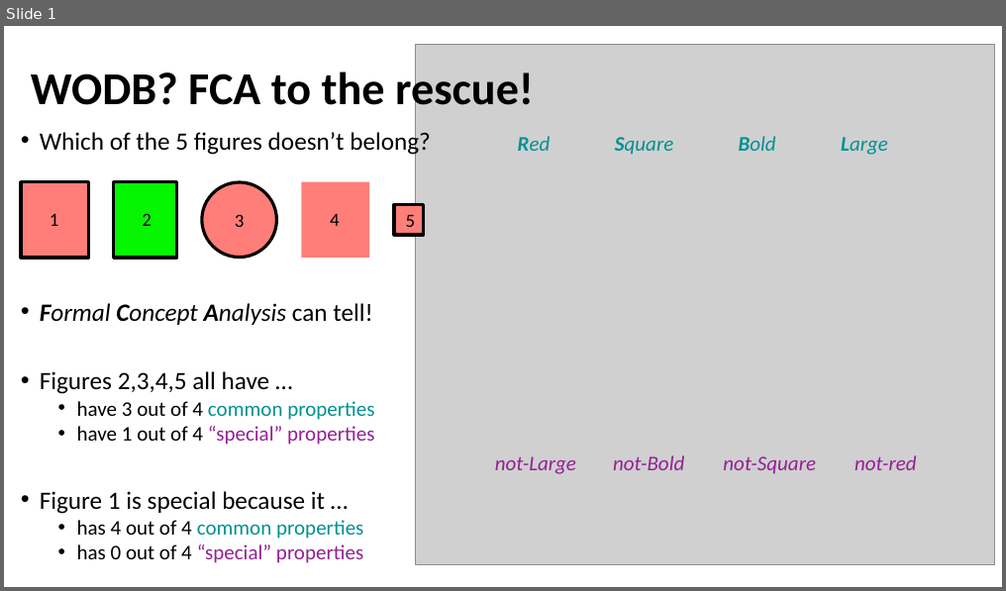
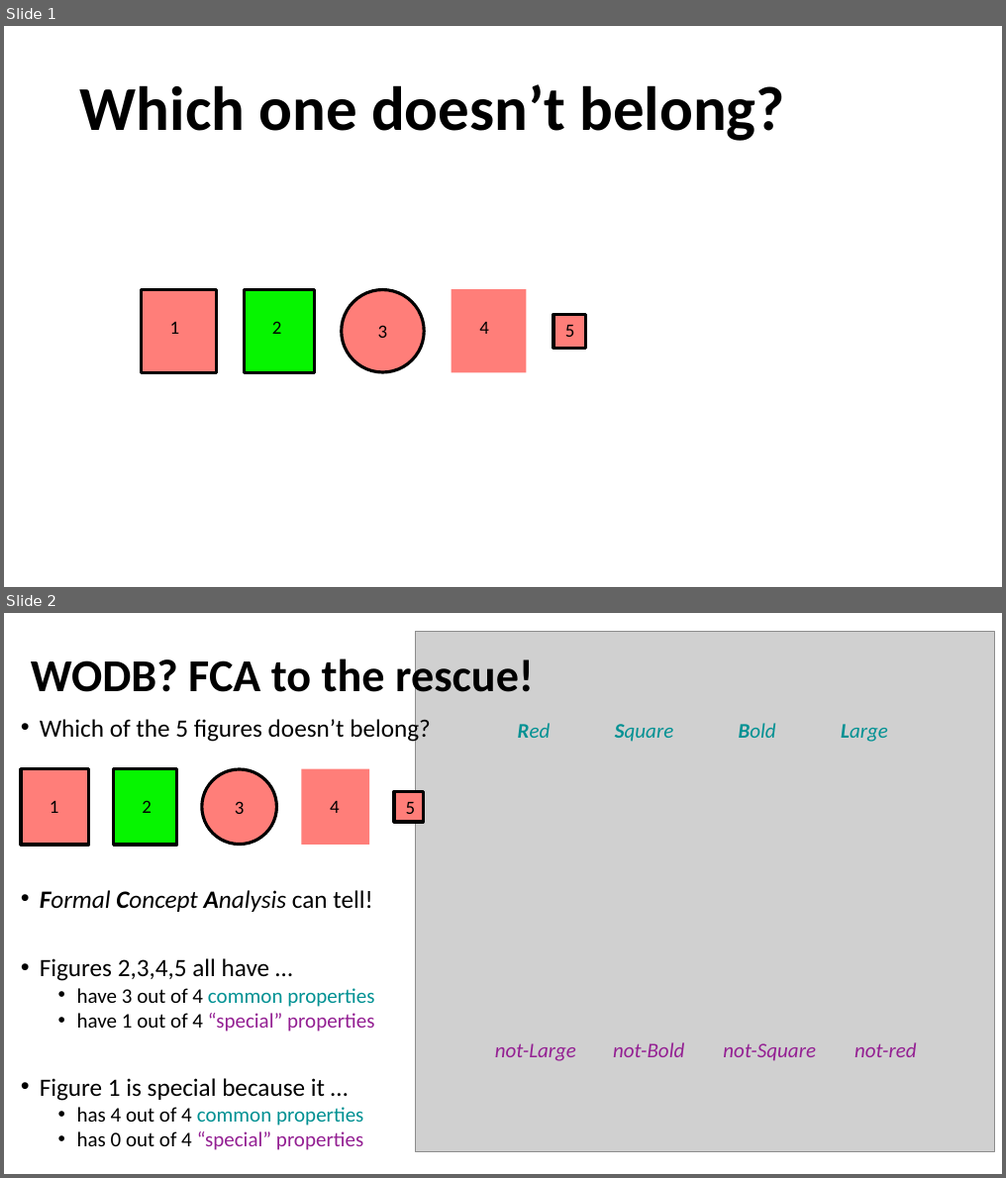
Before and after one commit to ludaesch/wodb, a slide deck: meta-special/FCA/special.pptx. Shown one above the other, each under a label of ours: slide 1 before the commit, slides 1 and 2 after it. The pictures are 1006x591 and 1006x1178 pixels, drawn with LibreOffice and Linux fonts; fonts in the diff are those of the drawing; grey boxes stand for pictures. Boxes give left, top, right and bottom in pixels: in the first picture for what was removed or moved away, otherwise in the second. Text is boxed around its words. In the diff, an @@ line names an element or a change of style, - is before the commit and + after.

Commit message:
update special

```diff
--- a/meta-special/FCA/special.pptx
+++ b/meta-special/FCA/special.pptx
@@ slide 1 added at [4, 26, 1002, 587], background #FFFFFF @@
@@ title added at [80, 84, 785, 141], 60 pt, text #000000, bold @@
+Which one doesn’t belong?
@@ group added at [142, 289, 586, 372]: 4 rectangles, 1 ellipse @@
+1
+2
+4
+5
+3
@@ what was slide 1 is now slide 2 @@
```
